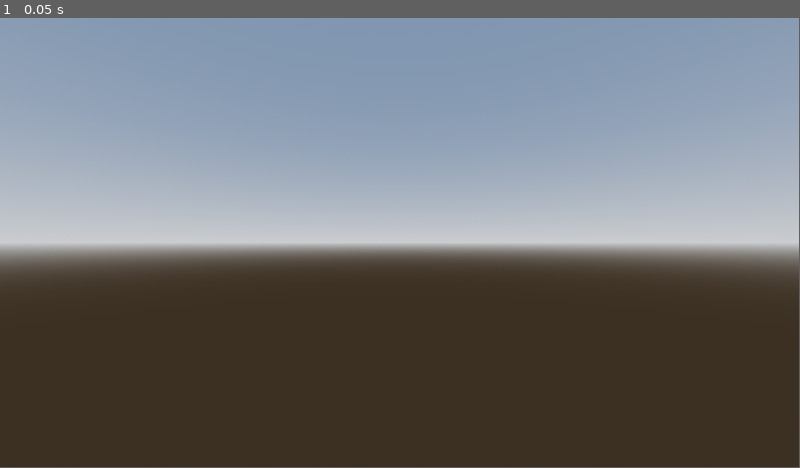
Above: before the commit, frame 1.
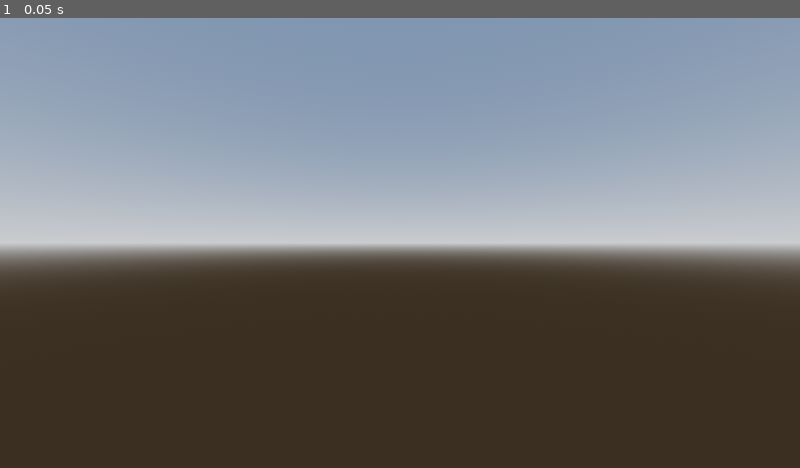
Above: after the commit, the same moment.

Repository: it1ro/sky-pogo
Game: Godot game, scene res://Scenes/game.tscn
Same seed, same stepped clock (60 frames per second), same inputs: the game is played once before the commit and once after it.
Inputs:
- Up to frame 1 (0.05 s): no input
In our replay, the window is 799x449 before the commit and 800x450 after it. These sizes can differ from the game's own. Grey fills any space a smaller window leaves; there, only what the larger window draws over its background counts as a difference.

The runs differ from the first frame. In frame 1, less than 0.1% of the frame differs, in the area x 99-100%, y 0-58%.

Commit message:
chore: cange window size

Diff:
--- a/project.godot
+++ b/project.godot
@@ -14,3 +14,8 @@
 run/main_scene="uid://bh1axhchoasxu"
 config/features=PackedStringArray("4.5", "Forward Plus")
 config/icon="res://icon.svg"
+
+[display]
+
+window/size/viewport_width=1440
+window/size/viewport_height=810
